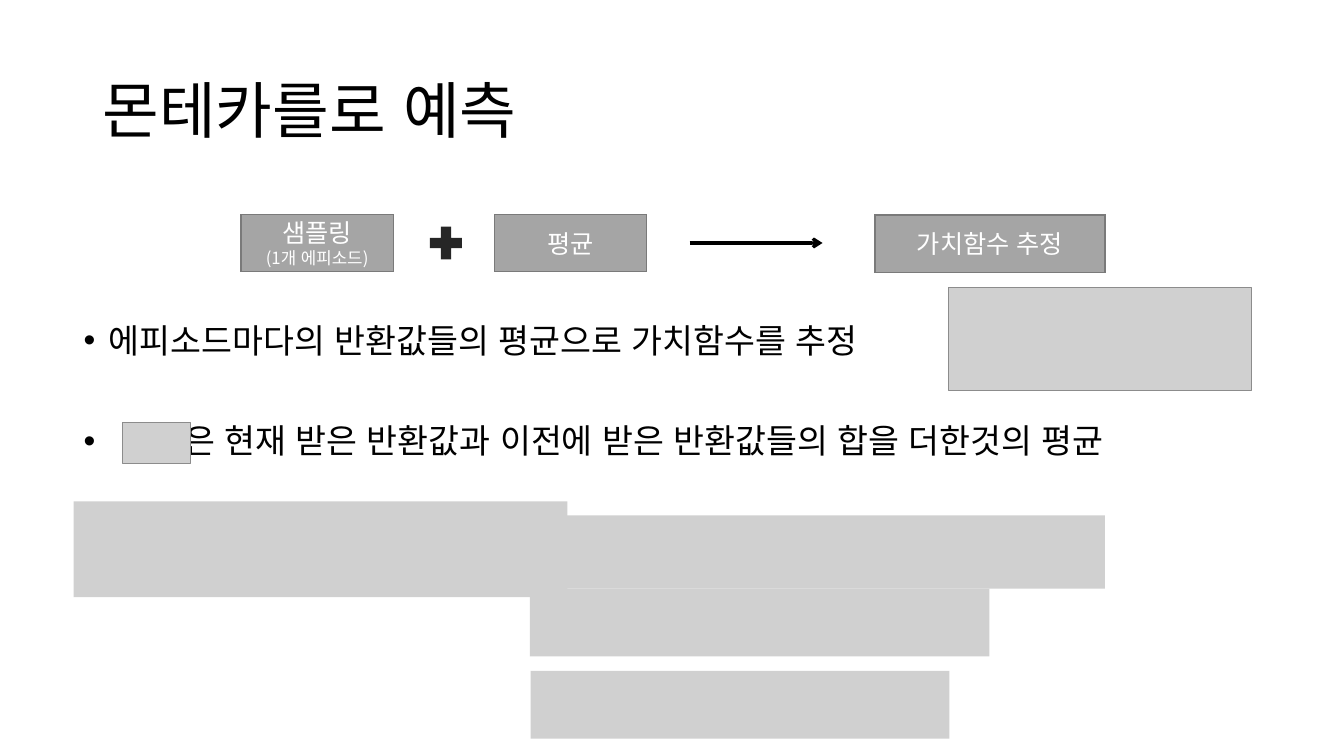
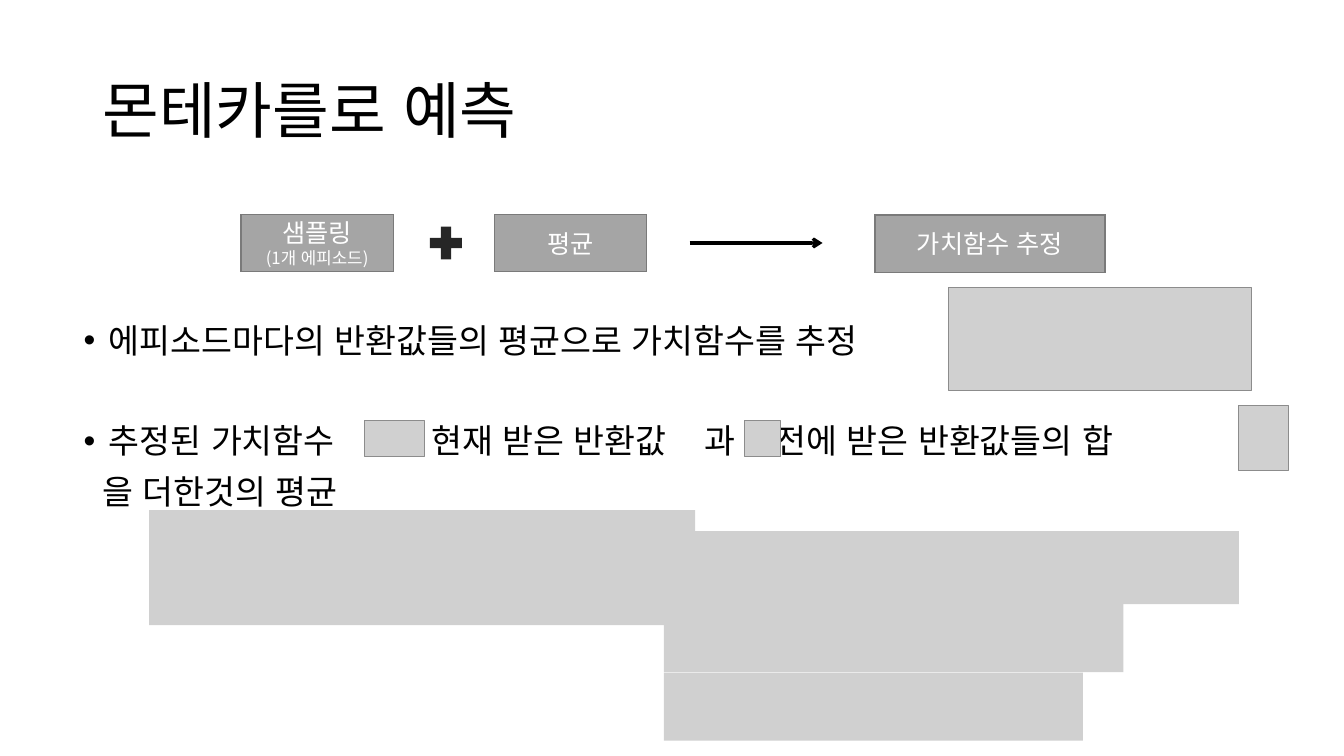
Before and after one commit to spark-1/reinforcement-learning, a slide deck: slide 10 of 강화학습 발표.pptx. Drawn at 1344x756 pixels with LibreOffice and Linux fonts; fonts in the diff are those of the drawing; grey boxes stand for pictures. Boxes give left, top, right and bottom in pixels: in the first picture for what was removed or moved away, otherwise in the second. Text is boxed around its words. In the diff, an @@ line names an element or a change of style, - is before the commit and + after.

```diff
--- a/강화학습 발표.pptx
+++ b/강화학습 발표.pptx
@@ text at (109, 419, 1113, 463): text changed @@
-• 은 현재 받은 반환값과 이전에 받은 반환값들의 합을 더한것의 평균
+• 추정된 가치함수 은 현재 받은 반환값 과 이전에 받은 반환값들의 합
+을 더한것의 평균
@@ picture added at (1239, 405, 1289, 471) @@
@@ picture removed at (122, 422, 191, 464) @@
@@ picture added at (364, 420, 424, 456) @@
@@ picture added at (744, 420, 780, 456) @@
@@ picture: place and size @@
-picture at (74, 501, 568, 597)
+picture at (149, 510, 696, 625)
@@ picture: place and size @@
-picture at (526, 515, 1105, 589)
+picture at (660, 531, 1239, 605)
@@ picture: place and size @@
-picture at (530, 589, 990, 656)
+picture at (664, 604, 1124, 671)
@@ picture: place and size @@
-picture at (530, 671, 950, 739)
+picture at (664, 673, 1084, 740)
```
Also in this commit, not shown: 3 other slides changed.
